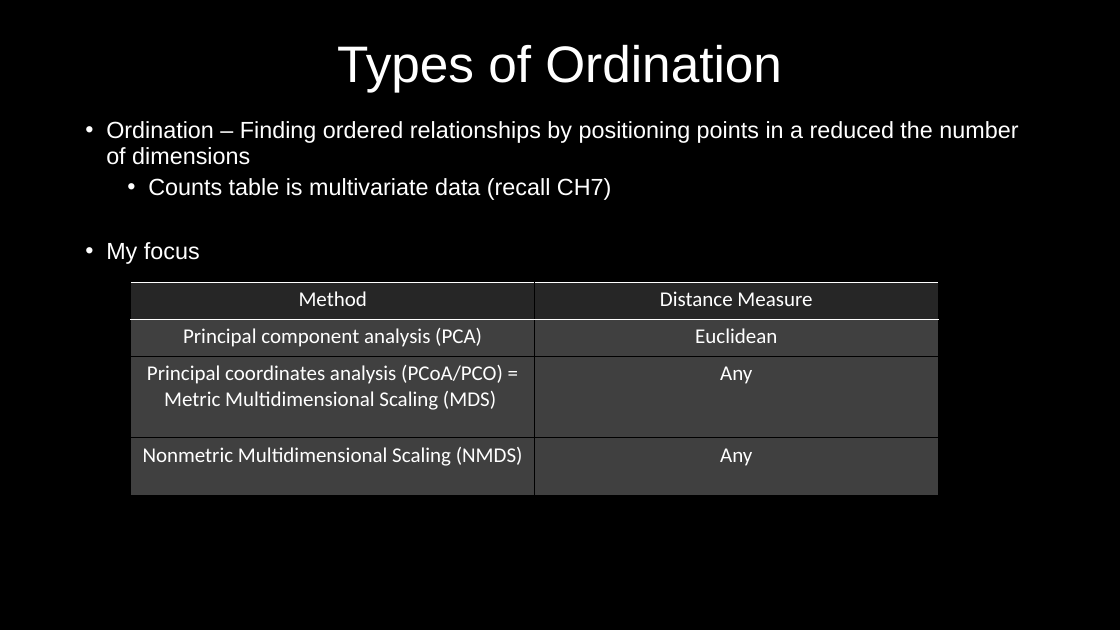
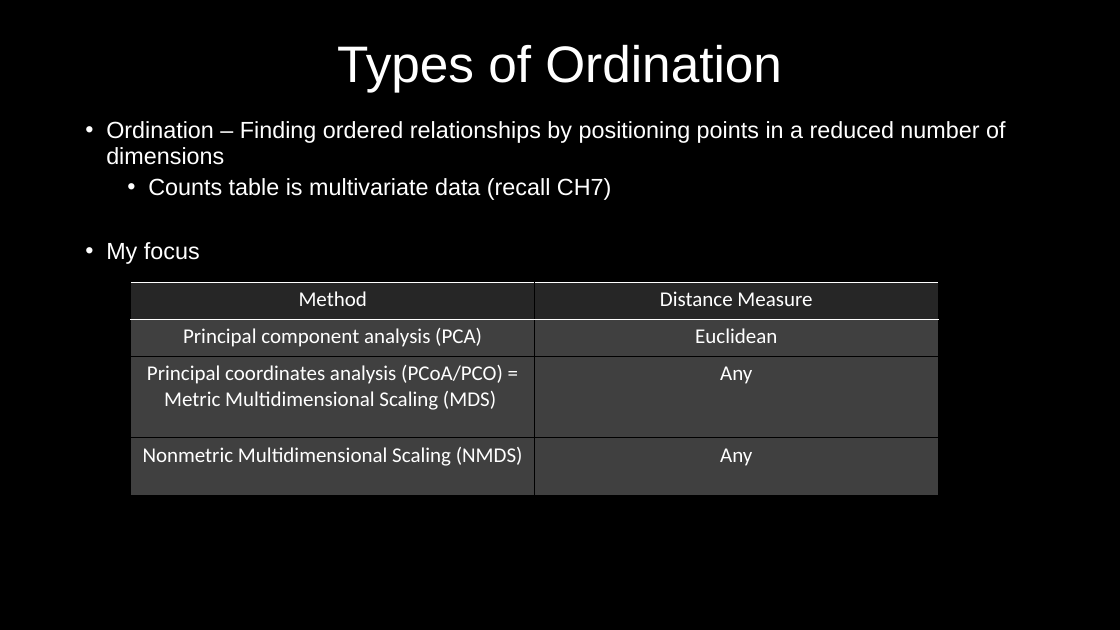
Before and after one commit to MyGitUse/MBIO7160, a slide deck: slide 9 of FinalProject/191128_Presentation_NM.pptx. Drawn at 1120x630 pixels with LibreOffice and Linux fonts; fonts in the diff are those of the drawing. Boxes give left, top, right and bottom in pixels: in the first picture for what was removed or moved away, otherwise in the second. Text is boxed around its words. In the diff, an @@ line names an element or a change of style, - is before the commit and + after.

Commit message:
update

```diff
--- a/FinalProject/191128_Presentation_NM.pptx
+++ b/FinalProject/191128_Presentation_NM.pptx
@@ text at [106, 121, 1005, 165]: text changed @@
-• Ordination – Finding ordered relationships by positioning points in a reduced the number of dimensions
+• Ordination – Finding ordered relationships by positioning points in a reduced number of dimensions
```
Also in this commit, not shown: 2 other slides changed.
